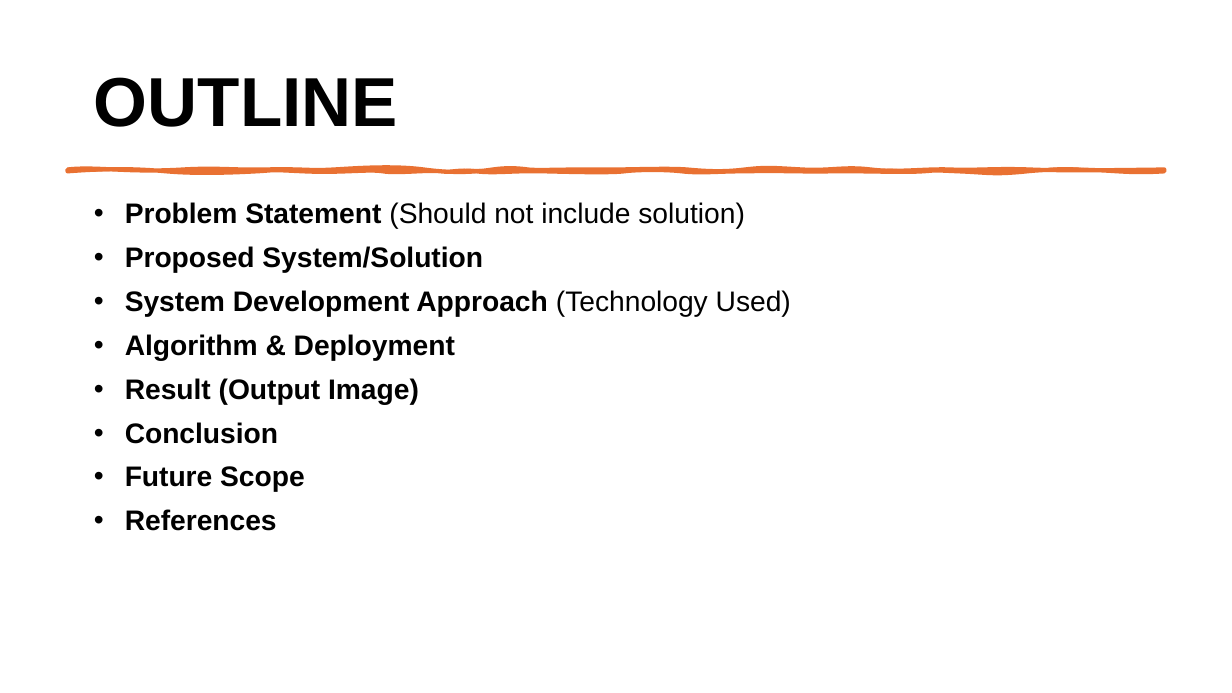
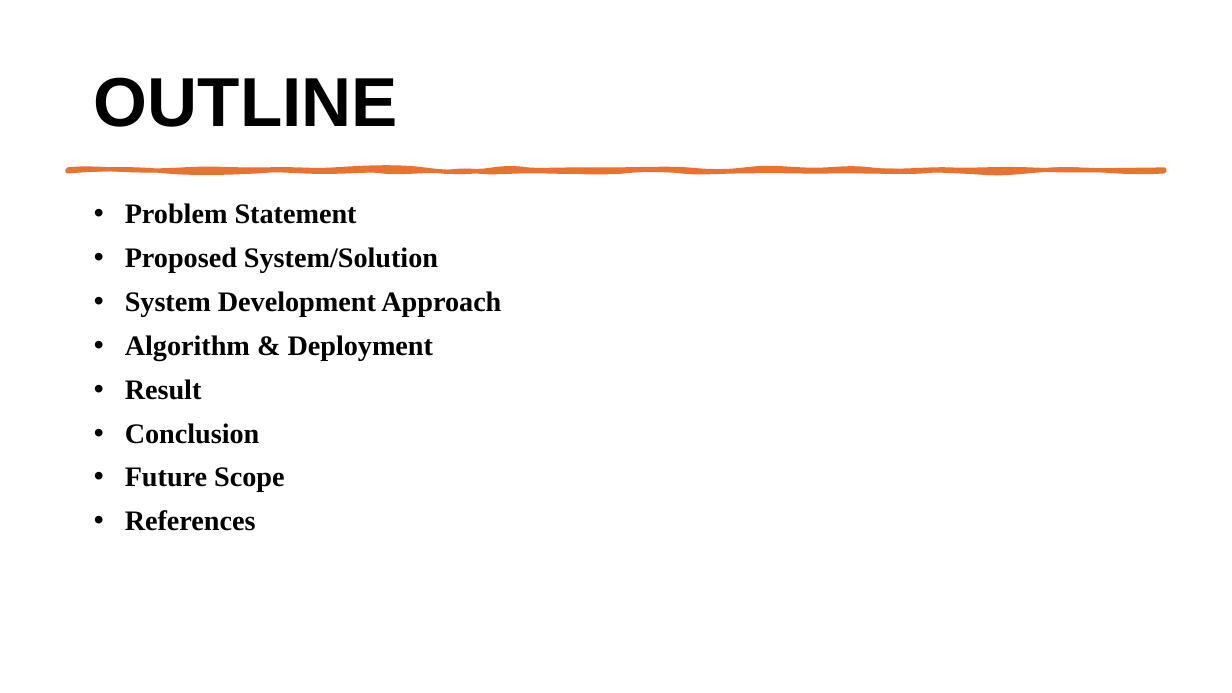
Before and after one commit to Rakshan1407/Edunet_Project, a slide deck: slide 2 of Project_ML.pptx. Drawn at 1232x693 pixels with LibreOffice and Linux fonts; fonts in the diff are those of the drawing. Boxes give left, top, right and bottom in pixels: in the first picture for what was removed or moved away, otherwise in the second. Text is boxed around its words. In the diff, an @@ line names an element or a change of style, - is before the commit and + after.

```diff
--- a/Project_ML.pptx
+++ b/Project_ML.pptx
@@ text at [125,203,357,224]: text changed; font Arial to Times New Roman; bold on @@
-• Problem Statement (Should not include solution)
+• Problem Statement
@@ text at [125,247,438,531]: font Arial to Times New Roman in "Proposed System/Solution", "Algorithm & Deployment", "Conclusion", "Future Scope" and 1 more places @@
@@ text at [125,291,501,316]: text changed; font Arial to Times New Roman @@
-• System Development Approach (Technology Used)
+• System Development Approach
@@ text at [125,379,202,400]: text changed; font Arial to Times New Roman @@
-• Result (Output Image)
+• Result
```
Also in this commit, not shown: 6 other slides changed, 2 slides added, 2 slides removed.
